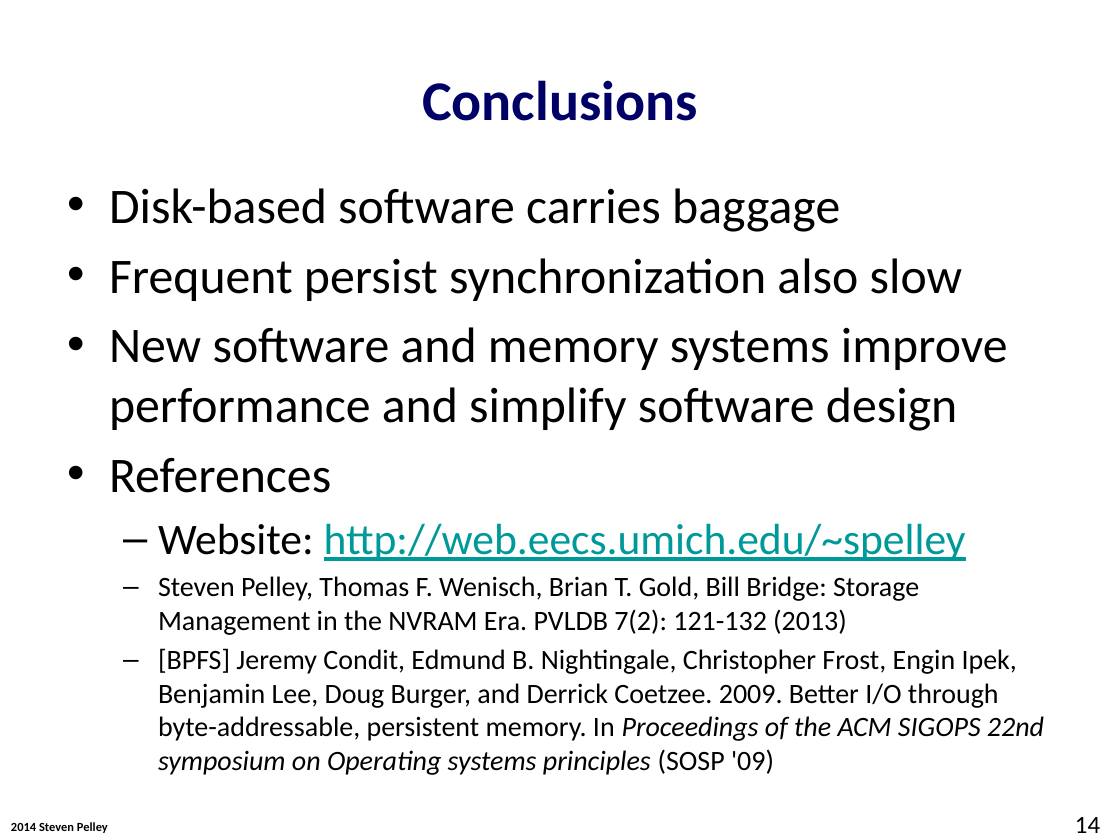
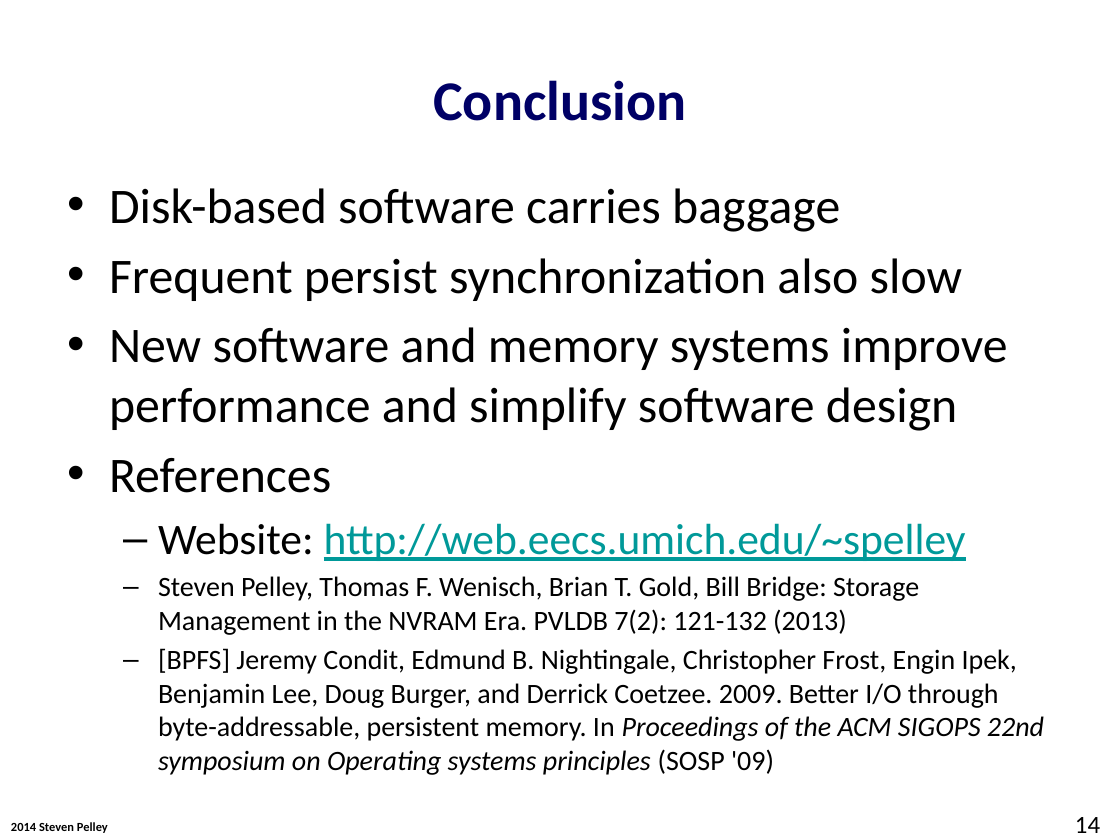
Before and after one commit to Abulila/dissertation, a slide deck: slide 14 of proposal/NVMW.pptx. Drawn at 1120x840 pixels with LibreOffice and Linux fonts; fonts in the diff are those of the drawing; background and template pictures are left out. Boxes give left, top, right and bottom in pixels: in the first picture for what was removed or moved away, otherwise in the second. Text is boxed around its words. In the diff, an @@ line names an element or a change of style, - is before the commit and + after.

```diff
--- a/proposal/NVMW.pptx
+++ b/proposal/NVMW.pptx
@@ title at (433, 80, 686, 121): text changed @@
-Conclusions
+Conclusion
```
Also in this commit, not shown: 3 other slides changed.
